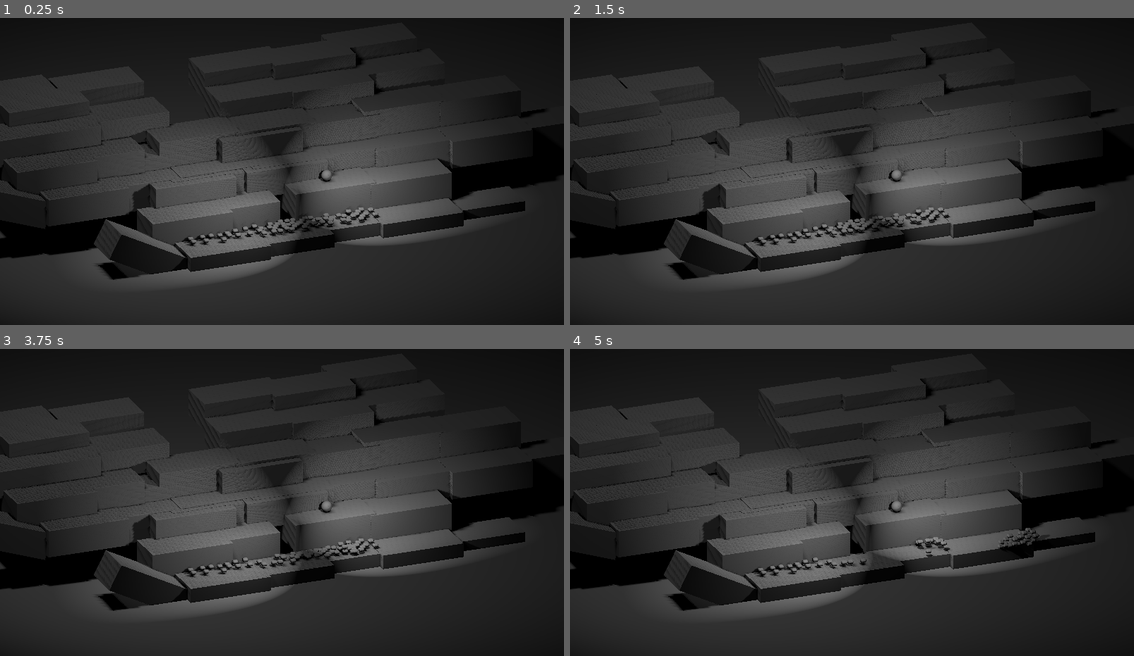
Above: before the commit, frames 1-4 (two rows, left to right).
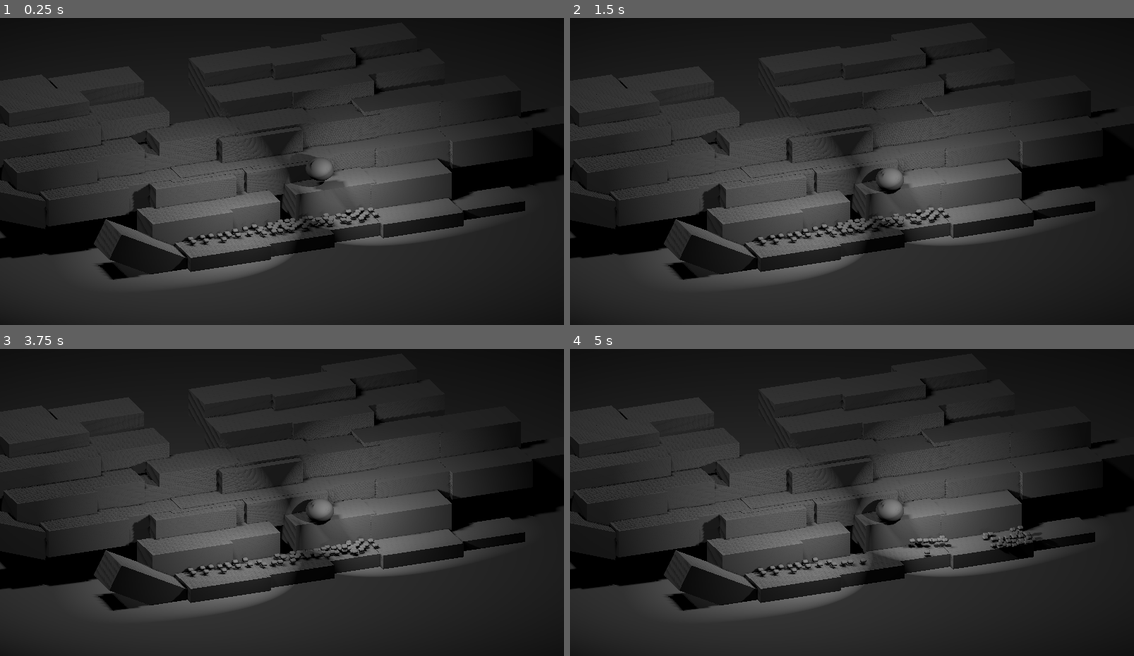
Above: after the commit, the same moments.

Repository: L29CtWQQV/ratRTS
Game: Godot game, scene res://main.tscn
Same seed, same stepped clock (60 frames per second), same inputs: the game is played once before the commit and once after it.
Inputs (mouse positions are in pixels of both pictures, inside the frame that each line leads up to):
- Up to frame 1 (0.25 s): no input
- Up to frame 2 (1.5 s): move the mouse to (976, 150) at 0.52 s; click (976, 150) at 0.6 s; tap Enter at 1.25 s; move the mouse to (739, 183) at 1.27 s; click (739, 183) at 1.35 s
- Up to frame 3 (3.75 s): tap Space at 2, 3.5 s; move the mouse to (338, 428) at 2.02 s; click (338, 428) at 2.1 s; tap Enter at 2.75 s; move the mouse to (253, 560) at 2.77 s; click (253, 560) at 2.85 s; move the mouse to (451, 545) at 3.52 s; click (451, 545) at 3.6 s
- Up to frame 4 (5 s): move the mouse to (682, 450) at 4.27 s; click (682, 450) at 4.35 s

The runs differ from the first frame. In frame 1, 0.6% of the frame differs, in the area x 51-65%, y 43-64%; in frame 2, 0.4%; in frame 3, 0.5%; in frame 4, 0.8%, in the area x 51-85%, y 48-69%.

Commit message:
stone almost working
Signed-off-by: anton stolz <anton-stolz@web.de>

Diff:
--- a/action_walking_to.gd
+++ b/action_walking_to.gd
@@ -26,15 +26,15 @@
 	var cnt = 0
 	while overlap:
 		cnt += 1
-		if cnt > 4:
+		if cnt > 8:
 		#	print("to crowded")
-			return false
+			return true #give up
 		p=op + Vector3(randf_range(-s,s),0.0,randf_range(-s,s))
 		target.global_position=p
 		navag.target_position = p
 		overlap = false
 		for c in list.get_children() :
-			if ((c!= rat) and (target.global_position-c.target.global_position).length()<.4)or abs(navag.get_final_position().y-p.y)>.2:
+			if ((c!= rat) and (target.global_position-c.target.global_position).length()<.4):
 				overlap = true
 				#print(c,(target.global_position-c.target.global_position).length())
 		if !navag.is_target_reachable():
@@ -70,7 +70,6 @@
 			if !fighting and !started_moving:
 				started_moving = true
 				move_object.add_mover()
-				print("addddddddddddddd")
 			set_target(move_object.global_position,o_rats)
 
 	#rat.velocity = dir
--- a/main.tscn
+++ b/main.tscn
@@ -1,10 +1,10 @@
-[gd_scene load_steps=14 format=3 uid="uid://dlng8ar7xe7pb"]
+[gd_scene load_steps=12 format=3 uid="uid://dlng8ar7xe7pb"]
 
 [ext_resource type="PackedScene" uid="uid://b7bx36o0xiwxo" path="res://world_tile.tscn" id="1_6mdtw"]
 [ext_resource type="PackedScene" uid="uid://dp0jjeidhxuc5" path="res://rat.tscn" id="2_be87n"]
 [ext_resource type="Script" path="res://player_manager.gd" id="2_nynxn"]
 [ext_resource type="Shader" path="res://area_marked.gdshader" id="3_be0u1"]
-[ext_resource type="Script" path="res://movable.gd" id="4_vid5e"]
+[ext_resource type="PackedScene" uid="uid://cn1ryqb0lgy1e" path="res://movable.tscn" id="4_3e4bp"]
 
 [sub_resource type="NavigationMesh" id="NavigationMesh_eer44"]
 vertices = PackedVector3Array(-13.9968, 10.9746, -15.6949, -14.9968, 10.9746, -16.5949, -15.3968, 10.9746, -16.4949, -1 …(13862 unchanged characters)…
@@ -28,10 +28,6 @@
 
 [sub_resource type="QuadMesh" id="QuadMesh_p4yg3"]
 
-[sub_resource type="SphereShape3D" id="SphereShape3D_78t0f"]
-
-[sub_resource type="SphereMesh" id="SphereMesh_bi3w1"]
-
 [node name="Node3D" type="Node3D"]
 
 [node name="NavigationRegion3D" type="NavigationRegion3D" parent="."]
@@ -271,15 +267,8 @@
 
 [node name="objects" type="Node" parent="."]
 
-[node name="movable" type="CharacterBody3D" parent="objects"]
-transform = Transform3D(1, 0, 0, 0, 1, 0, 0, 0, 1, 5.54639, 4.4565, -2.95504)
-script = ExtResource("4_vid5e")
-
-[node name="CollisionShape3D" type="CollisionShape3D" parent="objects/movable"]
-shape = SubResource("SphereShape3D_78t0f")
-
-[node name="MeshInstance3D" type="MeshInstance3D" parent="objects/movable"]
-mesh = SubResource("SphereMesh_bi3w1")
+[node name="movable" parent="objects" instance=ExtResource("4_3e4bp")]
+transform = Transform3D(1, 0, 0, 0, 1, 0, 0, 0, 1, 4.07959, 7.04124, -1.43766)
 
 [node name="player_units" type="Node" parent="."]
 
--- a/movable.gd
+++ b/movable.gd
@@ -3,7 +3,7 @@
 var finished = true
 var target = Vector3.ZERO
 var movers = 0
-
+@onready var ray = $"RayCast3D"
 func add_mover():
 	movers += 1
 func remove_mover():
@@ -19,24 +19,29 @@
 	var d = Vector3.ZERO
 	if !finished:
 		d = (target-global_position)
-		if d.length() <1:
+		if d.length() <2:
 			finished = true
 		d.y = 0
-		d *= min(1/d.length()*movers*delta/10,1.0)
-
-	#if is_on_floor():
-	velocity.y = 0
-	dangerous = false
-	global_position += d
+		d *= min(1/d.length()*movers/10,1.0)
 
 
-	if !is_on_floor():
-		velocity.y -= 5*delta
-		#dangerous = true
-		#finished = true
-		d.y = velocity.y
+
+	if is_on_floor():
+		#if is_on_floor():
 		velocity = d
+		velocity.y = 0
+		dangerous = false
 
+		move_and_slide()
+	else:
+		if abs(velocity.y) >5:
+			dangerous = true
+			finished = true
+
+		velocity.x = d.x
+		velocity.z = d.z
+		velocity.y -= 50*delta
+		move_and_slide()
 		if dangerous:
 			for i in range(get_slide_collision_count()):
 				if get_slide_collision(i).get_collider().has_method("kill"):
--- a/movable.tscn
+++ b/movable.tscn
@@ -3,15 +3,17 @@
 [ext_resource type="Script" path="res://movable.gd" id="1_oxpn2"]
 
 [sub_resource type="SphereShape3D" id="SphereShape3D_78t0f"]
+radius = 1.10753
 
 [sub_resource type="SphereMesh" id="SphereMesh_bi3w1"]
 
 [node name="movable" type="CharacterBody3D"]
-transform = Transform3D(1, 0, 0, 0, 1, 0, 0, 0, 1, 5.54639, 4.4565, -2.95504)
 script = ExtResource("1_oxpn2")
 
 [node name="CollisionShape3D" type="CollisionShape3D" parent="."]
+transform = Transform3D(1, 0, 0, 0, 1, 0, 0, 0, 1, 0, 0.653904, 0)
 shape = SubResource("SphereShape3D_78t0f")
 
 [node name="MeshInstance3D" type="MeshInstance3D" parent="."]
+transform = Transform3D(2.52467, 0, 0, 0, 2.04318, 0, 0, 0, 2.78951, 0.137174, 0.55464, 0.152681)
 mesh = SubResource("SphereMesh_bi3w1")
--- a/rat.gd
+++ b/rat.gd
@@ -17,6 +17,7 @@
 	return r.has_point(p)
 
 func kill():
+	print("killledd")
 	if !death:
 		death
 		action.stop_action()
